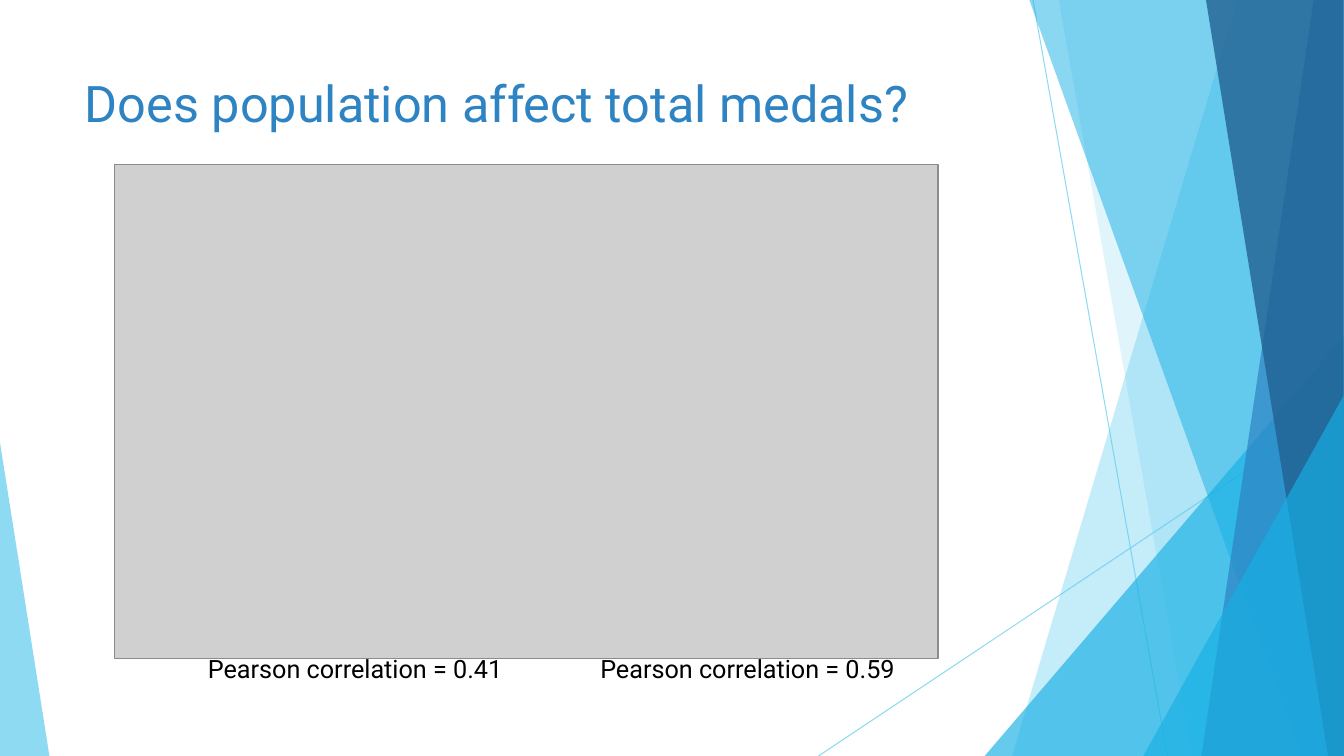
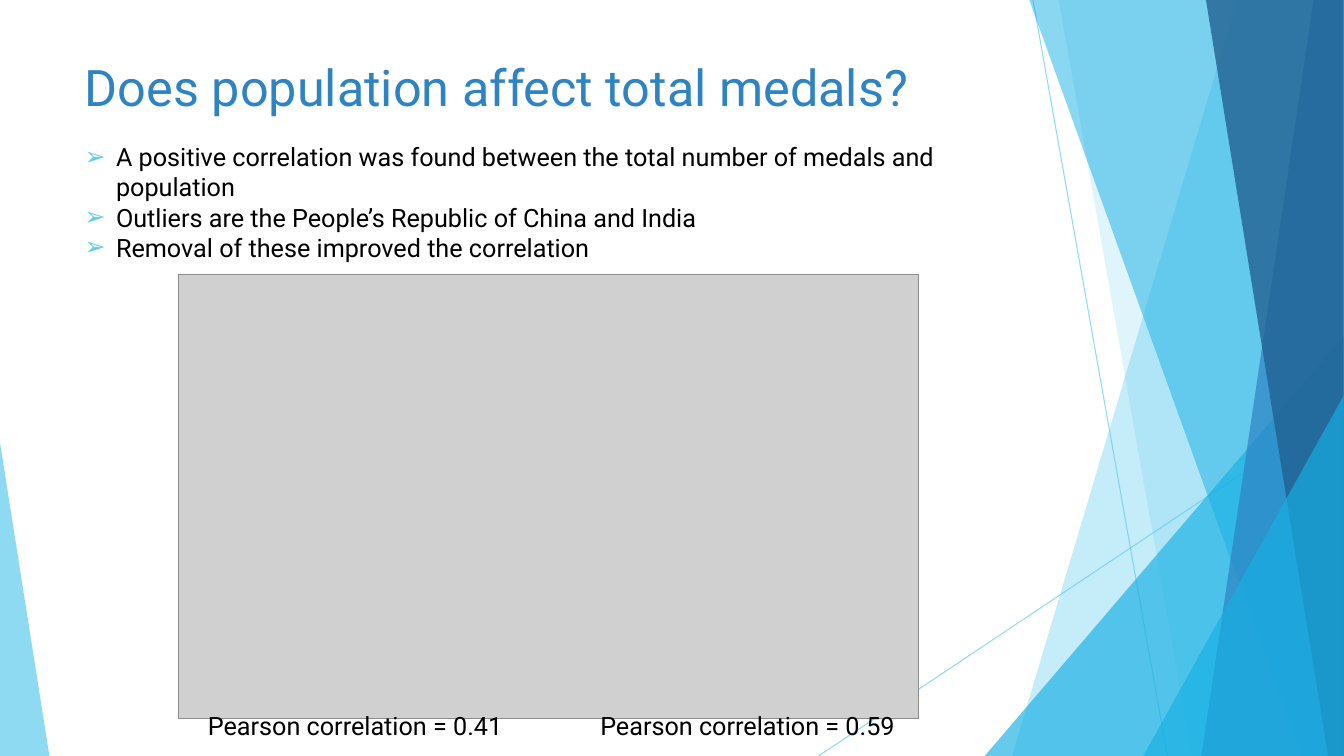
Before and after one commit to catherinekelly33/Portfolio_olympics, a slide deck: slide 20 of Results_presentation.pptx. Drawn at 1344x756 pixels with LibreOffice and Linux fonts; fonts in the diff are those of the drawing; grey boxes stand for pictures. Boxes give left, top, right and bottom in pixels: in the first picture for what was removed or moved away, otherwise in the second. Text is boxed around its words. In the diff, an @@ line names an element or a change of style, - is before the commit and + after.

```diff
--- a/Results_presentation.pptx
+++ b/Results_presentation.pptx
@@ title "Does population affect total medals?": place and size @@
-title "Does population affect total medals?" at (85, 83, 908, 133)
+title "Does population affect total medals?" at (85, 67, 908, 117)
@@ text added at (116, 147, 934, 262), 18 pt, text #000000 @@
+➢ A positive correlation was found between the total number of medals and population
+➢ Outliers are the People’s Republic of China and India
+➢ Removal of these improved the correlation
@@ picture: place and size @@
-picture at (115, 164, 939, 658)
+picture at (178, 275, 919, 720)
@@ text "Pearson correlation = 0.41": place and size @@
-text "Pearson correlation = 0.41" at (208, 655, 502, 679)
+text "Pearson correlation = 0.41" at (208, 712, 502, 736)
@@ text "Pearson correlation = 0.59": place and size @@
-text "Pearson correlation = 0.59" at (600, 655, 894, 679)
+text "Pearson correlation = 0.59" at (600, 712, 894, 739)
```
Also in this commit, not shown: 20 other slides changed, 1 slide added, 4 other files.
